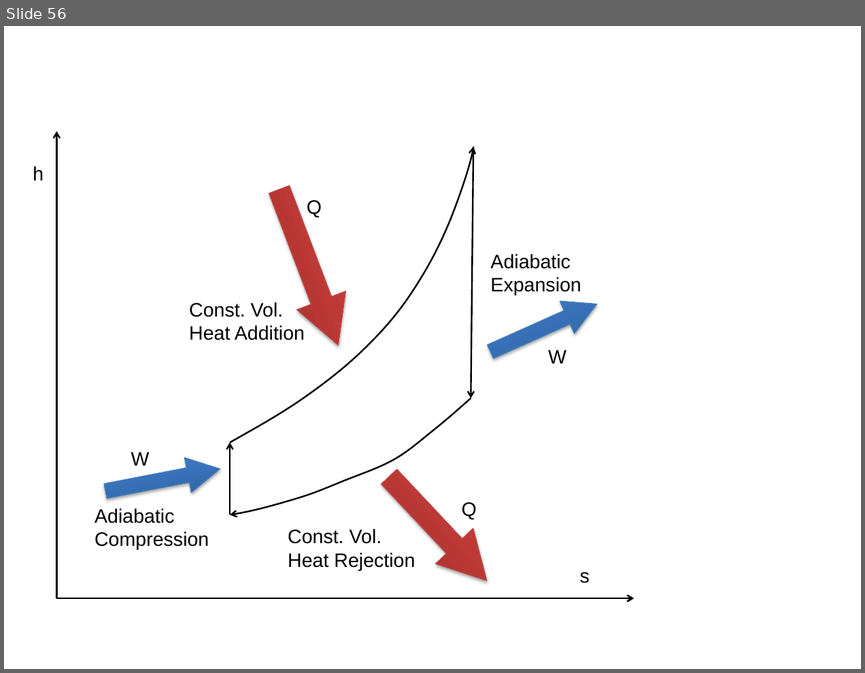
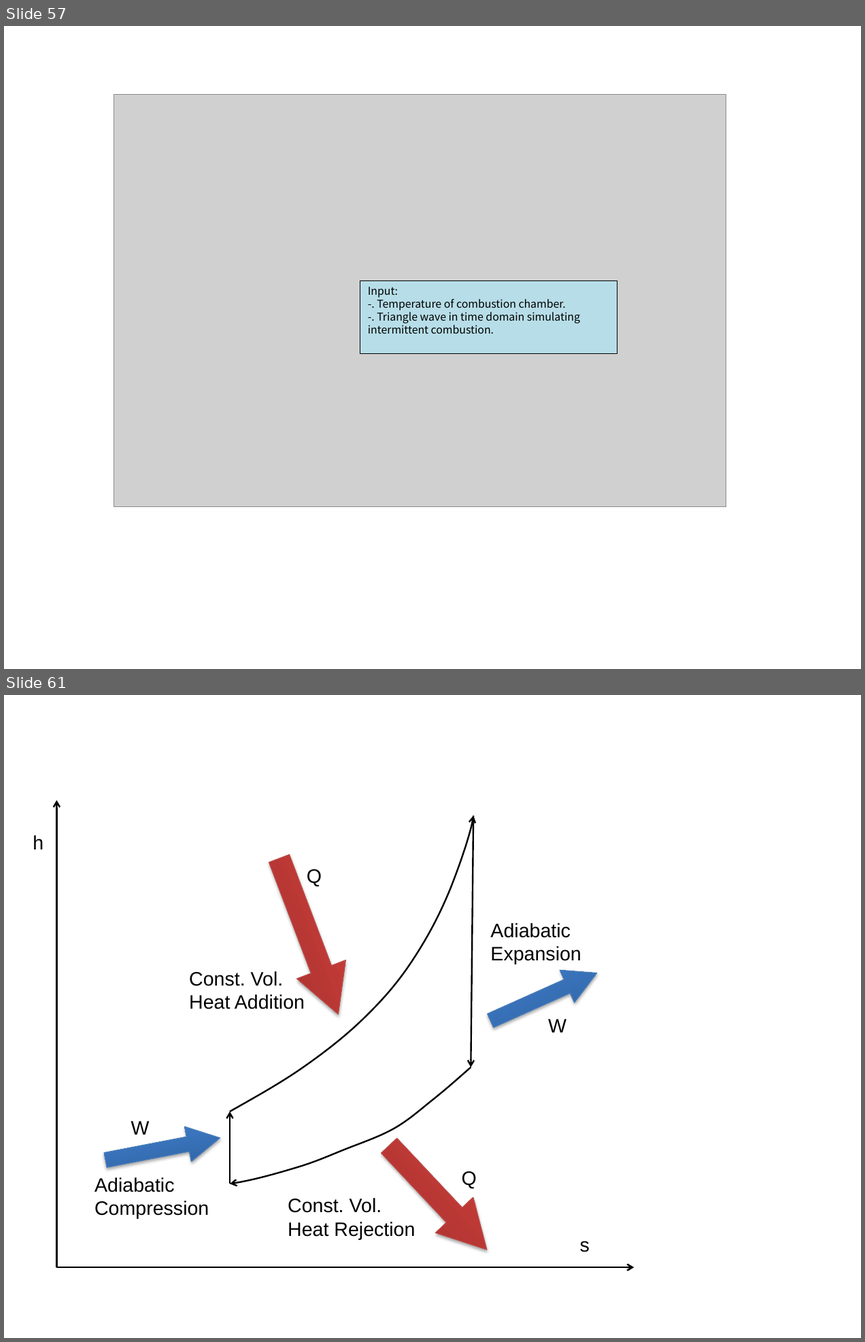
Before and after one commit to zeta-plusplus/PropulsionSystem, a slide deck: figs/makeFig.pptx. Shown one above the other, each under a label of ours: slide 56 before the commit, slides 57 and 61 after it; the slides between them are not shown. The pictures are 865x673 and 865x1342 pixels, drawn with LibreOffice and Linux fonts; fonts in the diff are those of the drawing; grey boxes stand for pictures. Boxes give left, top, right and bottom in pixels: in the first picture for what was removed or moved away, otherwise in the second. Text is boxed around its words. In the diff, an @@ line names an element or a change of style, - is before the commit and + after.

```diff
--- a/figs/makeFig.pptx
+++ b/figs/makeFig.pptx
@@ slide 57 added at <box>4,26,861,669</box>, background #FFFFFF @@
@@ picture added at <box>114,95,726,507</box> @@
@@ rectangle added at <box>360,280,617,353</box>, fill #B7DEE8, outline #000000 0.75 pt, 10 pt, text #000000 @@
+Input:
+-. Temperature of combustion chamber.
+-. Triangle wave in time domain simulating intermittent combustion.
@@ what was slide 56 is now slide 61 @@
```
Also in this commit, not shown: 3 other slides added, 4 slides removed, 4 other files.
